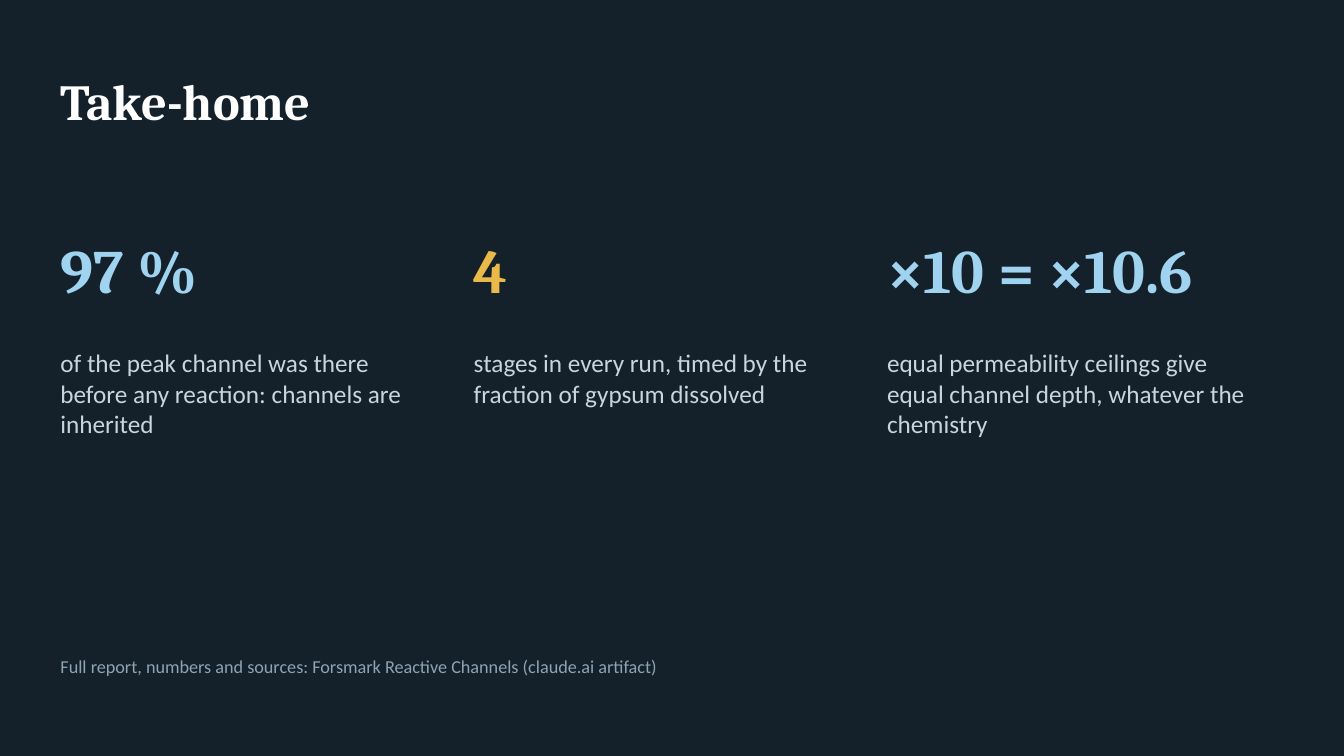
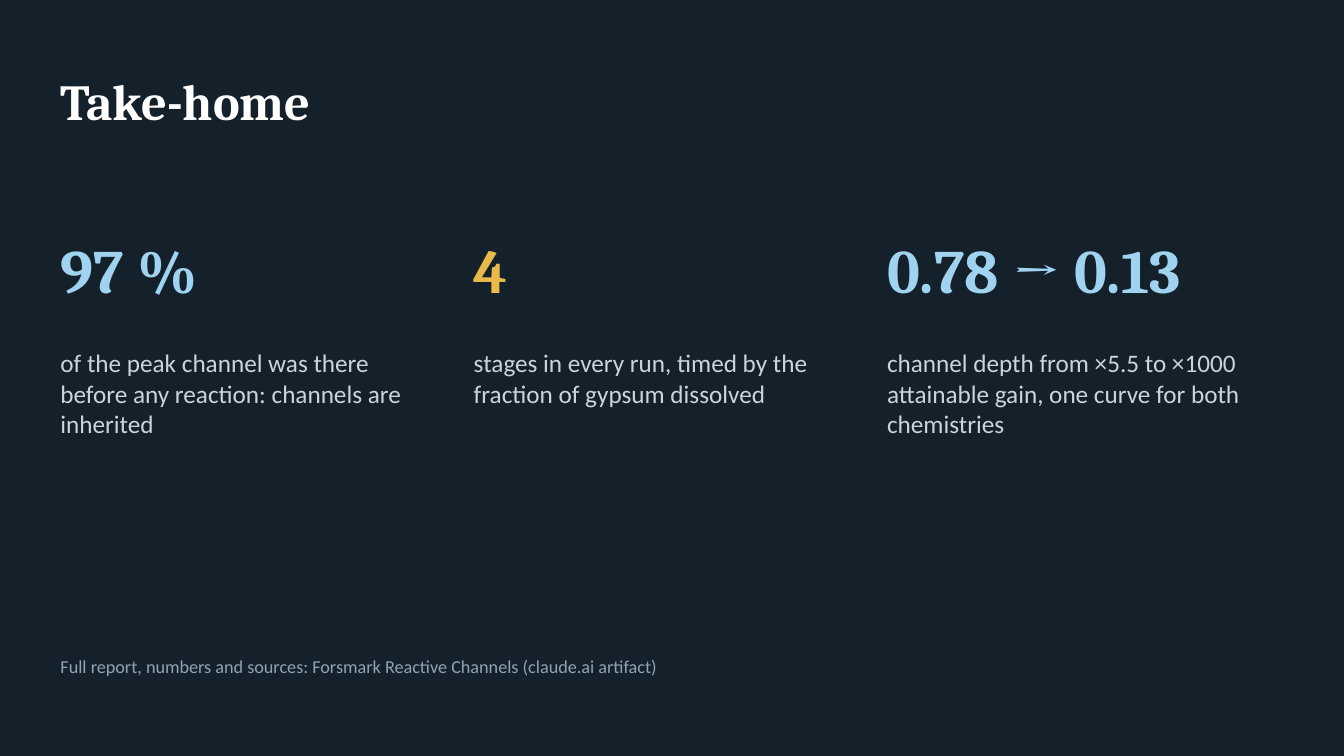
Before and after one commit to cr-sutton/BiGraFV_reactive_channelization, a slide deck: slide 35 of alpha_study/forsmark_reactive/deck/Forsmark_Reactive_Channels.pptx (slide 32 before the commit). Drawn at 1344x756 pixels with LibreOffice and Linux fonts; fonts in the diff are those of the drawing. Boxes give left, top, right and bottom in pixels: in the first picture for what was removed or moved away, otherwise in the second. Text is boxed around its words. In the diff, an @@ line names an element or a change of style, - is before the commit and + after.

```diff
--- a/alpha_study/forsmark_reactive/deck/Forsmark_Reactive_Channels.pptx
+++ b/alpha_study/forsmark_reactive/deck/Forsmark_Reactive_Channels.pptx
@@ text at <box>887,251,1180,294</box>: text changed @@
-×10 = ×10.6
+0.78 → 0.13
@@ text at <box>887,354,1239,433</box>: text changed @@
-equal permeability ceilings give equal channel depth, whatever the chemistry
+channel depth from ×5.5 to ×1000 attainable gain, one curve for both chemistries
```
Also in this commit, not shown: 18 other slides changed, 3 slides added, 6 other files.
